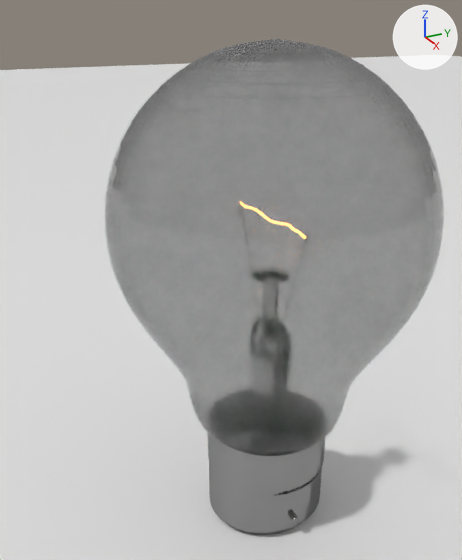
An edit to the Blender file untitled.blend, drawn before and after from the same camera.
One viewpoint serves both versions: a camera (50 mm lens) standing at (0.152, -0.165, 0.159) and looking at (-0.052, -0.06, 0.064). Arrows for +X, +Y and +Z are at upper right; the lights stay in place.
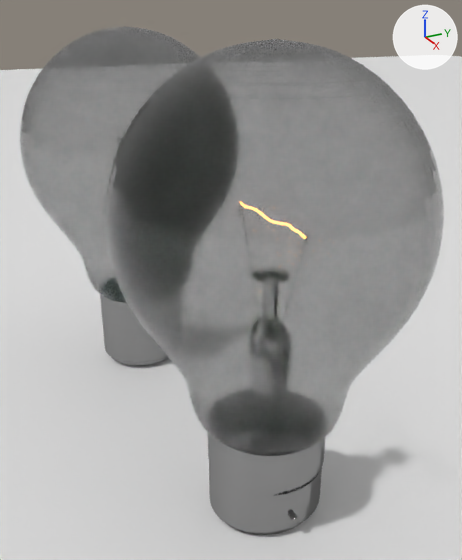
Pixel boxes [x1, y1, x2, y2] of what changed, in the pictures (462 x 560 px):
```json
{"object": "Sphere.005", "change": "added", "after": [20, 26, 201, 302]}
{"object": "Sphere.003", "change": "added", "after": [100, 294, 169, 366]}
```

Edits to the scene script, one JSON object a line:
```json
{"op": "add", "block": "ob_sphere_003", "code": ["ob_sphere_003 = bpy.data.objects.new('Sphere.003', me_sphere_003.copy())  # the mesh of ob_sphere_002", "ob_sphere_003.location = (-0.1248, -0.0717, 0.105)", "ob_sphere_003.scale = (0.0503, 0.0503, 0.0503)", "_m = ob_sphere_003.modifiers.new('Subsurf', 'SUBSURF')", "_m.levels = 2", "_m = ob_sphere_003.modifiers.new('Solidify', 'SOLIDIFY')", "_m.offset = 1.0", "_m.nonmanifold_thickness_mode = 'FIXED'", "_m.nonmanifold_merge_threshold = 0.0003"]}
{"op": "add", "block": "ob_sphere_005", "code": ["ob_sphere_005 = bpy.data.objects.new('Sphere.005', me_sphere_001.copy())  # the mesh of ob_sphere", "ob_sphere_005.location = (-0.1248, -0.0717, 0.105)", "ob_sphere_005.scale = (0.0503, 0.0503, 0.0503)", "ob_sphere_005.visible_shadow = False", "_m = ob_sphere_005.modifiers.new('Subsurf', 'SUBSURF')", "_m.levels = 2", "_m = ob_sphere_005.modifiers.new('Solidify', 'SOLIDIFY')", "_m.nonmanifold_thickness_mode = 'FIXED'", "_m.nonmanifold_merge_threshold = 0.0003"]}
```
